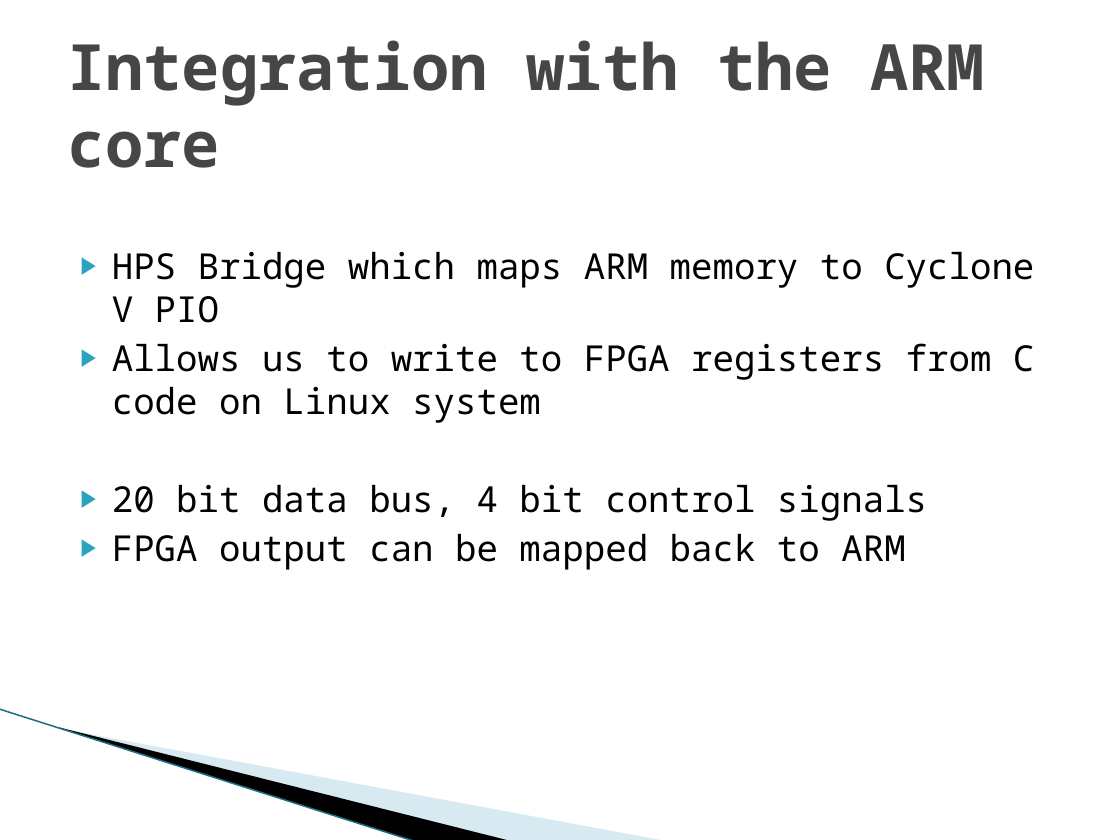
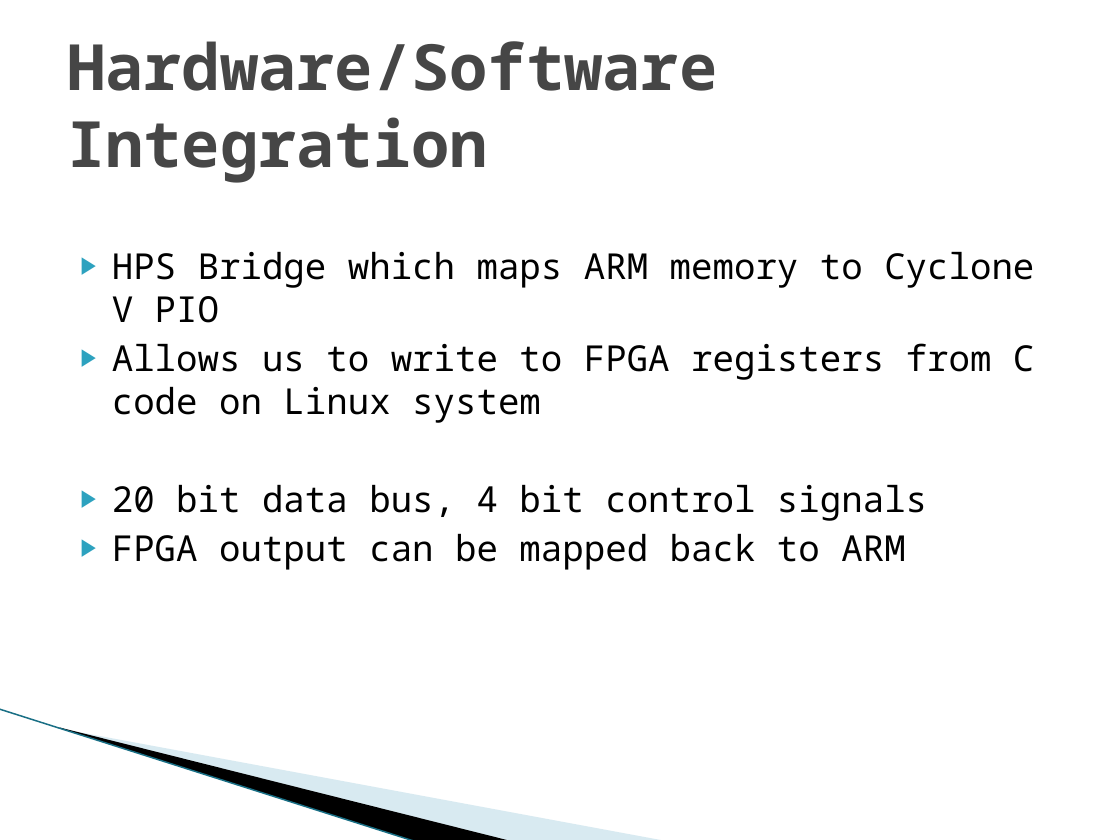
Before and after one commit to nz-Mark-Y/Object-Detection-SoC, a slide deck: slide 5 of documentation/Phase1.pptx. Drawn at 1120x840 pixels with LibreOffice and Linux fonts; fonts in the diff are those of the drawing; background and template pictures are left out. Boxes give left, top, right and bottom in pixels: in the first picture for what was removed or moved away, otherwise in the second. Text is boxed around its words. In the diff, an @@ line names an element or a change of style, - is before the commit and + after.

```diff
--- a/documentation/Phase1.pptx
+++ b/documentation/Phase1.pptx
@@ title at <box>67,41,717,183</box>: text changed @@
-Integration with the ARM core
+Hardware/Software Integration
```
Also in this commit, not shown: 2 other slides changed.
